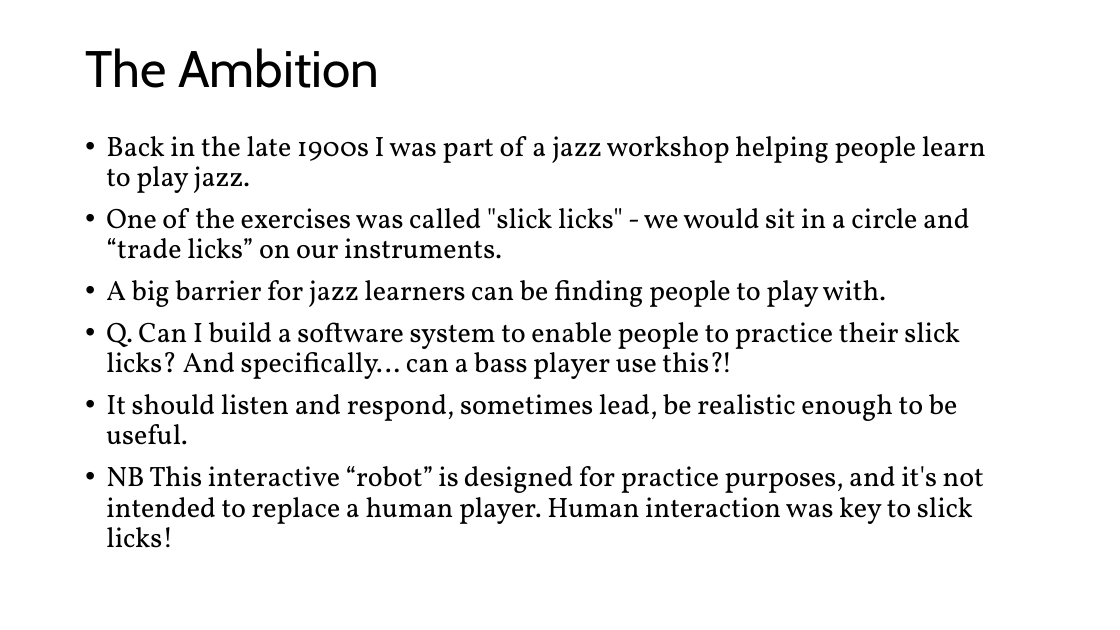
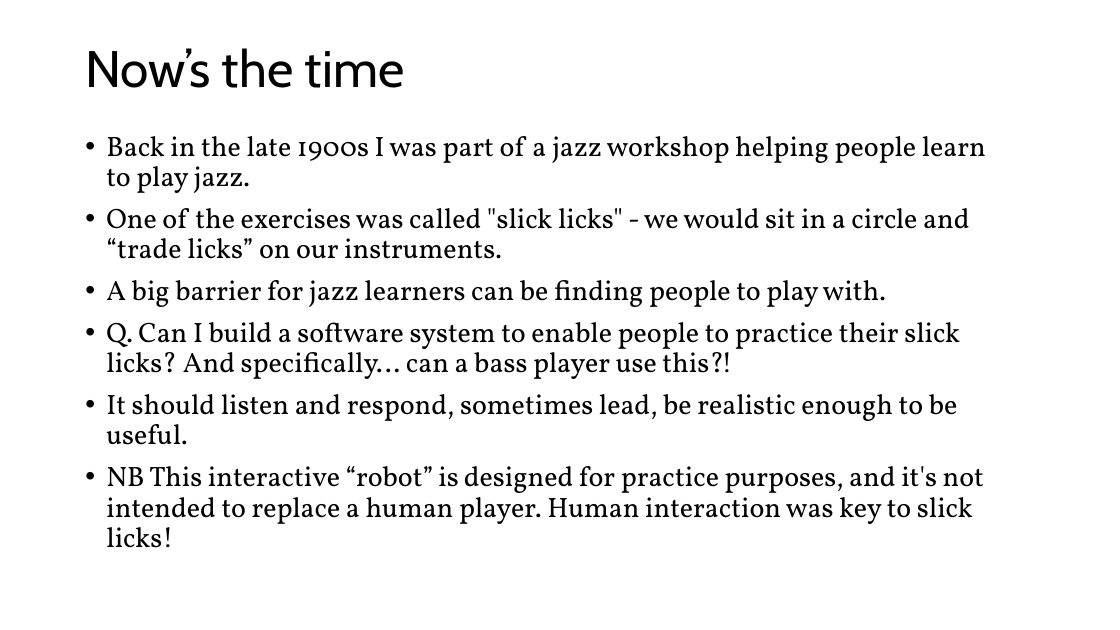
Before and after one commit to davidderoure/wolfson, a slide deck: slide 2 of docs/wolfson.pptx. Drawn at 1120x630 pixels with LibreOffice and Linux fonts; fonts in the diff are those of the drawing. Boxes give left, top, right and bottom in pixels: in the first picture for what was removed or moved away, otherwise in the second. Text is boxed around its words. In the diff, an @@ line names an element or a change of style, - is before the commit and + after.

```diff
--- a/docs/wolfson.pptx
+++ b/docs/wolfson.pptx
@@ title at (85, 48, 404, 88): text changed @@
-The Ambition
+Now’s the time
```
Also in this commit, not shown: 4 other slides changed, 1 other file.
